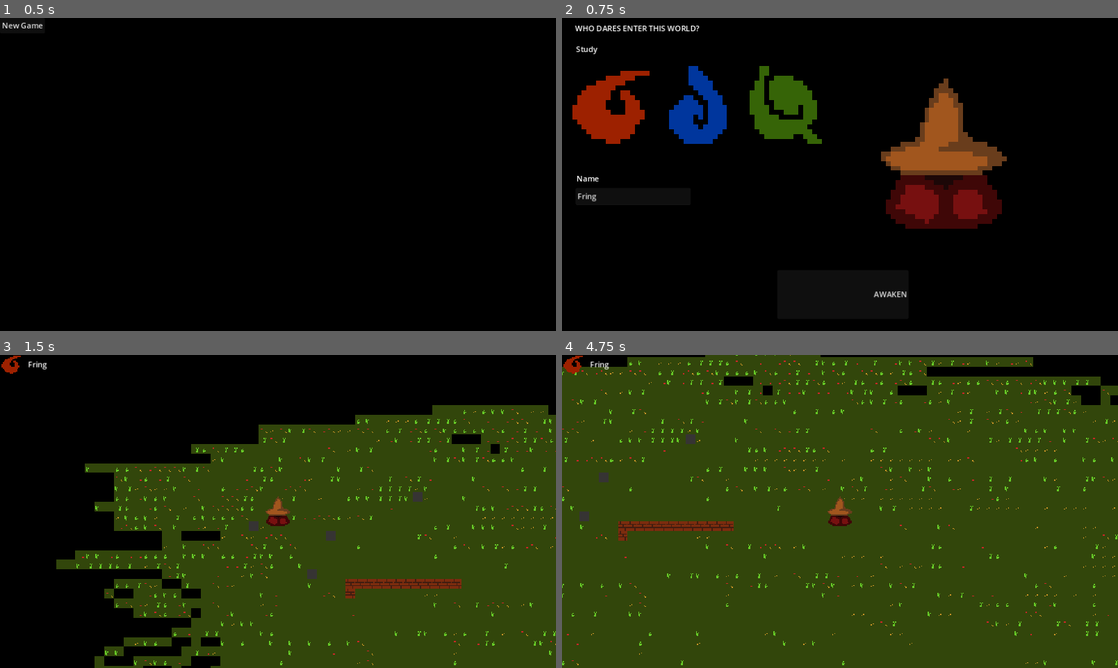
Above: before the commit, frames 1-4 (two rows, left to right).
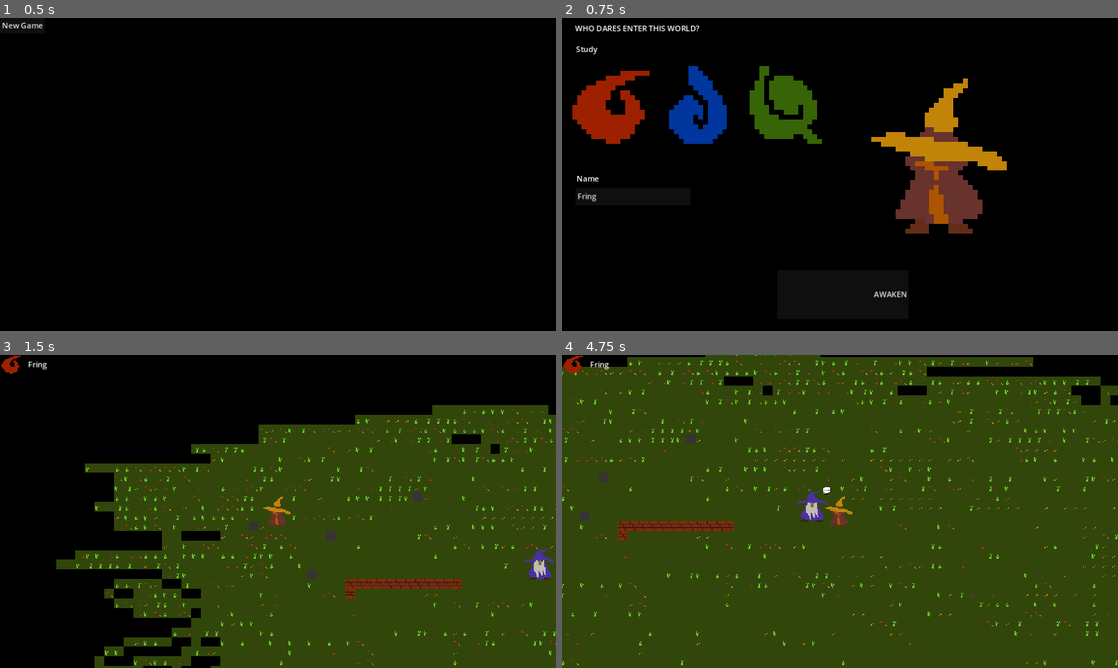
Above: after the commit, the same moments.

Repository: goshdarnheck/witchy-woods
Game: Godot game, scene res://main.tscn
The game is run twice, just before and just after one commit, with the same random seed, the same clock (stepped at 60 frames per second) and the same inputs.
Inputs:
- Up to frame 1 (0.5 s): no input
- Up to frame 2 (0.75 s): click "New Game" at 0.5 s
- Up to frame 3 (1.5 s): click "AWAKEN" at 1.25 s
- Up to frame 4 (4.75 s): tap Enter at 2 s; hold Right (ui_right) 2.03-2.78 s; hold Down (ui_down) 2.78-3.53 s; hold Right (ui_right) 3.53-4.28 s; hold Up (ui_up) from 4.28 s (still down)

Frame 1 is identical in both runs. In frame 2, 6.7% of the frame differs, in the area x 55-80%, y 19-69%; in frame 3, 0.5%; in frame 4, 0.6%.

Commit message:
Speech bubbles; New player sprites; First npc

Diff:
--- a/levels/beginning.tscn
+++ b/levels/beginning.tscn
@@ -1,7 +1,8 @@
-[gd_scene load_steps=5 format=3 uid="uid://dvkdi1n2nx8pd"]
+[gd_scene load_steps=6 format=3 uid="uid://dvkdi1n2nx8pd"]
 
 [ext_resource type="Script" path="res://levels/beginning.gd" id="1_b8ycq"]
 [ext_resource type="Texture2D" uid="uid://r1n4y0qp7bw4" path="res://textures/tileset.png" id="2_a3sk1"]
+[ext_resource type="PackedScene" uid="uid://do7brpdykw8yl" path="res://npcs/master.tscn" id="3_xucfc"]
 
 [sub_resource type="TileSetAtlasSource" id="TileSetAtlasSource_m6ojd"]
 texture = ExtResource("2_a3sk1")
@@ -21,6 +22,7 @@
 sources/0 = SubResource("TileSetAtlasSource_m6ojd")
 
 [node name="Beginning" type="Node2D"]
+y_sort_enabled = true
 script = ExtResource("1_b8ycq")
 
 [node name="Ground" type="TileMap" parent="."]
@@ -29,3 +31,6 @@
 tile_set = SubResource("TileSet_j1gct")
 format = 2
 layer_0/tile_data = PackedInt32Array(2228240, 131072, 0, 2228241, 131072, 0, 2228242, 131072, 0, 2228243, 131072, 0, 22 …(126682 unchanged characters)…
+
+[node name="Master" parent="." instance=ExtResource("3_xucfc")]
+position = Vector2(642, 209)
--- /dev/null
+++ b/npcs/SpeachCollider.gd
@@ -0,0 +1,12 @@
+extends Area2D
+
+func _on_body_entered(body):
+	if "player" in body:
+		print("test!!!!!!!!!!!!!!!!!!!!")
+		$SpeechBubble.visible = true;
+
+
+func _on_body_exited(body):
+	if "player" in body:
+		print("ahhhhhhhhhhh!")
+		$SpeechBubble.visible = false;
--- /dev/null
+++ b/npcs/master.gd
@@ -0,0 +1,4 @@
+extends CharacterBody2D
+
+func _physics_process(delta):
+	pass;
--- /dev/null
+++ b/npcs/master.tscn
@@ -0,0 +1,33 @@
+[gd_scene load_steps=6 format=3 uid="uid://do7brpdykw8yl"]
+
+[ext_resource type="Texture2D" uid="uid://lq7q5kvudnop" path="res://textures/master.png" id="1_g76w8"]
+[ext_resource type="Script" path="res://npcs/master.gd" id="1_ylybi"]
+[ext_resource type="PackedScene" uid="uid://djgmry63tdq7d" path="res://npcs/speach_collider.tscn" id="2_2conu"]
+
+[sub_resource type="CircleShape2D" id="CircleShape2D_mvlh2"]
+radius = 17.0
+
+[sub_resource type="CircleShape2D" id="CircleShape2D_w87wm"]
+
+[node name="Master" type="CharacterBody2D"]
+script = ExtResource("1_ylybi")
+
+[node name="Master" type="Sprite2D" parent="."]
+y_sort_enabled = true
+texture_filter = 1
+scale = Vector2(2, 2)
+texture = ExtResource("1_g76w8")
+
+[node name="CollisionShape2D" type="CollisionShape2D" parent="."]
+visible = false
+position = Vector2(0, 14)
+shape = SubResource("CircleShape2D_mvlh2")
+
+[node name="SpeachCollider" parent="." instance=ExtResource("2_2conu")]
+
+[node name="CollisionShape2D2" type="CollisionShape2D" parent="SpeachCollider"]
+position = Vector2(0, 33)
+scale = Vector2(6, 6)
+shape = SubResource("CircleShape2D_w87wm")
+
+[connection signal="body_entered" from="SpeachCollider" to="." method="_on_speach_collider_body_entered"]
--- /dev/null
+++ b/npcs/speach_collider.tscn
@@ -0,0 +1,17 @@
+[gd_scene load_steps=3 format=3 uid="uid://djgmry63tdq7d"]
+
+[ext_resource type="Script" path="res://npcs/SpeachCollider.gd" id="1_r8bdm"]
+[ext_resource type="Texture2D" uid="uid://ciyd8rgx65a4r" path="res://textures/speech-bubble.png" id="2_d2voa"]
+
+[node name="SpeachCollider" type="Area2D"]
+script = ExtResource("1_r8bdm")
+
+[node name="SpeechBubble" type="Sprite2D" parent="."]
+visible = false
+texture_filter = 1
+position = Vector2(32, -32)
+scale = Vector2(2, 2)
+texture = ExtResource("2_d2voa")
+
+[connection signal="body_entered" from="." to="." method="_on_body_entered"]
+[connection signal="body_exited" from="." to="." method="_on_body_exited"]
--- a/player/player.gd
+++ b/player/player.gd
@@ -1,6 +1,7 @@
 extends CharacterBody2D
 
-var speed = 400  # speed in pixels/sec
+var speed = 400;  # speed in pixels/sec
+var player = true;
 
 func _ready():
 	$Sprite.texture = load("res://textures/" + Manager.character.study + "-player.png");
--- a/player/player.tscn
+++ b/player/player.tscn
@@ -10,6 +10,7 @@
 script = ExtResource("1_sbrfo")
 
 [node name="Sprite" type="Sprite2D" parent="."]
+y_sort_enabled = true
 texture_filter = 1
 scale = Vector2(2, 2)
 texture = ExtResource("1_c5rpm")
Binary file changed: textures/fire-player.png
Binary file added: textures/master.png
Not shown, added: textures/master.png.import
Binary file changed: textures/plant-player.png
Binary file added: textures/speech-bubble.png
Not shown, added: textures/speech-bubble.png.import
Binary file changed: textures/water-player.png
Not shown, changed: art/fire-player.xcf
Not shown, added: art/master.xcf
Not shown, added: art/plant-player.xcf
Not shown, added: art/speech-bubble.xcf
Not shown, changed: art/water-player.xcf
